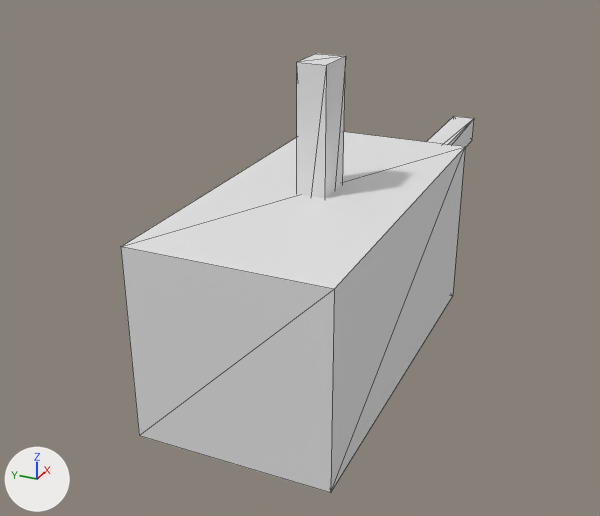
One commit to the OBJ model models_compressed/drone.obj: the scene before it, then after it.
The view is the same before and after, from a 50 mm camera at (-7.48, -3.14, 3.91) aimed at (-0.4, 0.05, 0.37). Every picture has the same lights, and +X, +Y and +Z are marked at lower left. Mesh edges are drawn as thin lines. Where no turn or scale is listed for an object, it has been applied to the vertices.
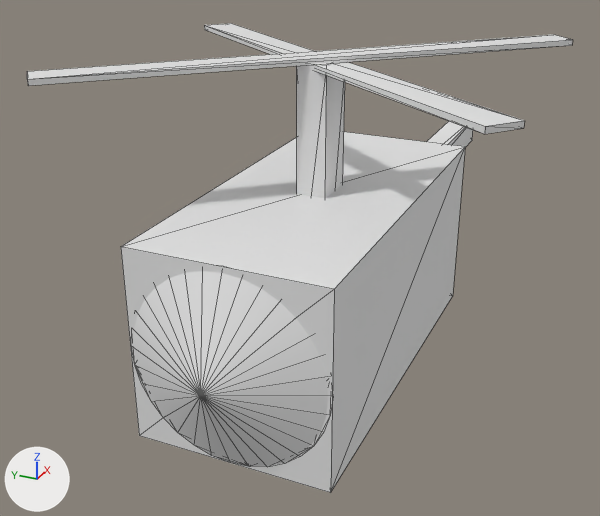
The change, as a list of edits to the scene's bpy script:
```text
Add me_front_cone:
    me_front_cone.from_pydata(...)  # 33 vertices, 62 faces; spans x -2.51..-2.05, y -1.0..1.0, z -1.0..1.0
Add me_fan_cube_003:
    me_fan_cube_003.from_pydata([(1.56, 2.21, 2.28), (1.56, 2.21, 2.22), (1.83, 1.99, 2.28), (1.83, 1.99, 2.22), (-1.8, -1.99, 2.34), (-1.8, -1.99, 2.29), (-1.52, -2.21, 2.34), (-1.52, -2.21, 2.28)], [], [(1, 0, 2), (3, 2, 6), (7, 6, 4), (5, 4, 0), (6, 2, 0), (3, 7, 5), (1, 2, 3), (3, 6, 7), (7, 4, 5), (5, 0, 1), (6, 0, 4), (3, 5, 1)])
Add me_fan2_cube_004:
    me_fan2_cube_004.from_pydata([(-1.91, 1.94, 2.34), (-1.91, 1.94, 2.28), (-1.65, 2.17, 2.33), (-1.65, 2.17, 2.28), (1.62, -2.12, 2.4), (1.62, -2.12, 2.34), (1.88, -1.89, 2.4), (1.88, -1.89, 2.34)], [], [(1, 0, 2), (3, 2, 6), (7, 6, 4), (5, 4, 0), (6, 2, 0), (3, 7, 5), (1, 2, 3), (3, 6, 7), (7, 4, 5), (5, 0, 1), (6, 0, 4), (3, 5, 1)])
Add ob_front_cone:
    ob_front_cone = bpy.data.objects.new('Front_Cone', me_front_cone)
    ob_front_cone.location = (0.0, 0.0, 0.0)
Add ob_fan_cube_003:
    ob_fan_cube_003 = bpy.data.objects.new('Fan_Cube.003', me_fan_cube_003)
    ob_fan_cube_003.location = (0.0, 0.0, 0.0)
Add ob_fan2_cube_004:
    ob_fan2_cube_004 = bpy.data.objects.new('Fan2_Cube.004', me_fan2_cube_004)
    ob_fan2_cube_004.location = (0.0, 0.0, 0.0)
```

Boxes [x1, y1, x2, y2] around the edits, measured in the pictures (600 x 516 px):
'Front_Cone', added: after [134, 271, 329, 466]
'Fan2_Cube.004', added: after [27, 34, 573, 86]
'Fan_Cube.003', added: after [204, 23, 525, 134]
